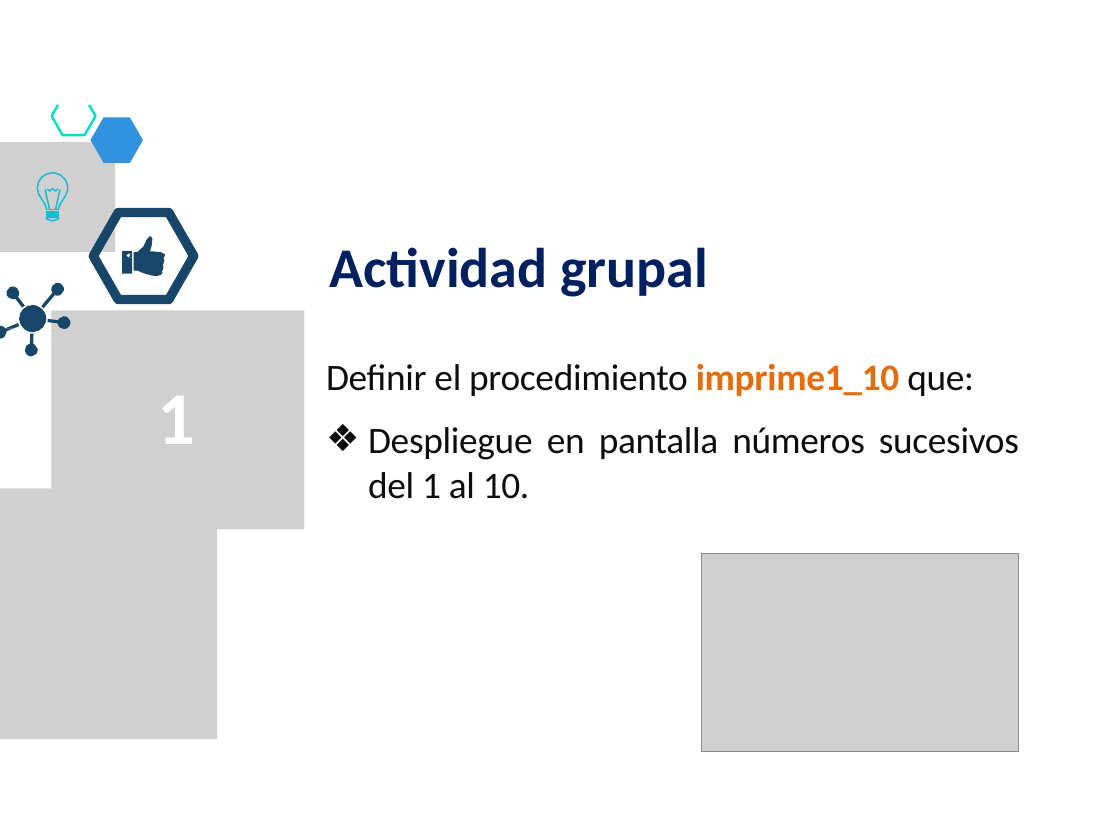
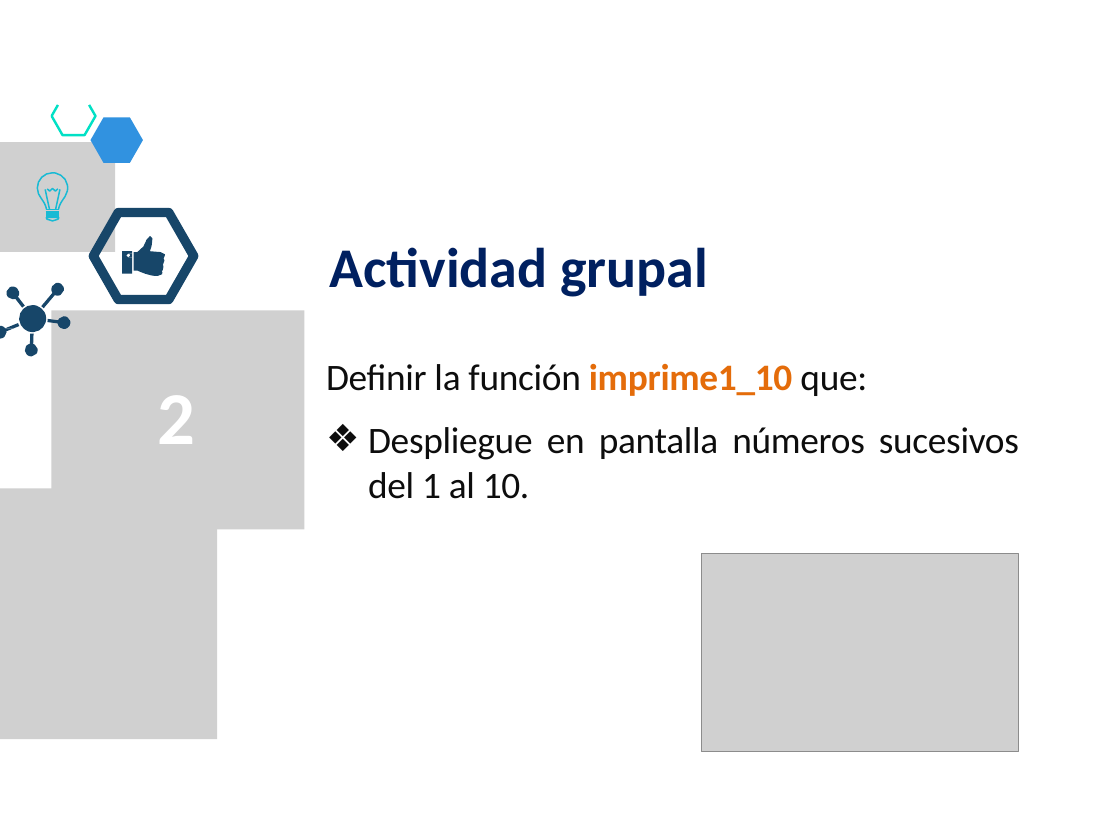
Before and after one commit to lizetheP/PensamientoC, a slide deck: slide 14 of CalendarioAgo20/presentaciones/8_For.pptx (slide 11 before the commit). Drawn at 1120x840 pixels with LibreOffice and Linux fonts; fonts in the diff are those of the drawing; grey boxes stand for pictures. Boxes give left, top, right and bottom in pixels: in the first picture for what was removed or moved away, otherwise in the second. Text is boxed around its words. In the diff, an @@ line names an element or a change of style, - is before the commit and + after.

```diff
--- a/CalendarioAgo20/presentaciones/8_For.pptx
+++ b/CalendarioAgo20/presentaciones/8_For.pptx
@@ text at (x1=326, y1=364, x2=867, y2=396): text changed @@
-Definir el procedimiento imprime1_10 que:
+Definir la función imprime1_10 que:
@@ text at (x1=158, y1=395, x2=196, y2=444): text changed @@
-1
+2
```
Also in this commit, not shown: 13 other slides changed, 7 other files.
